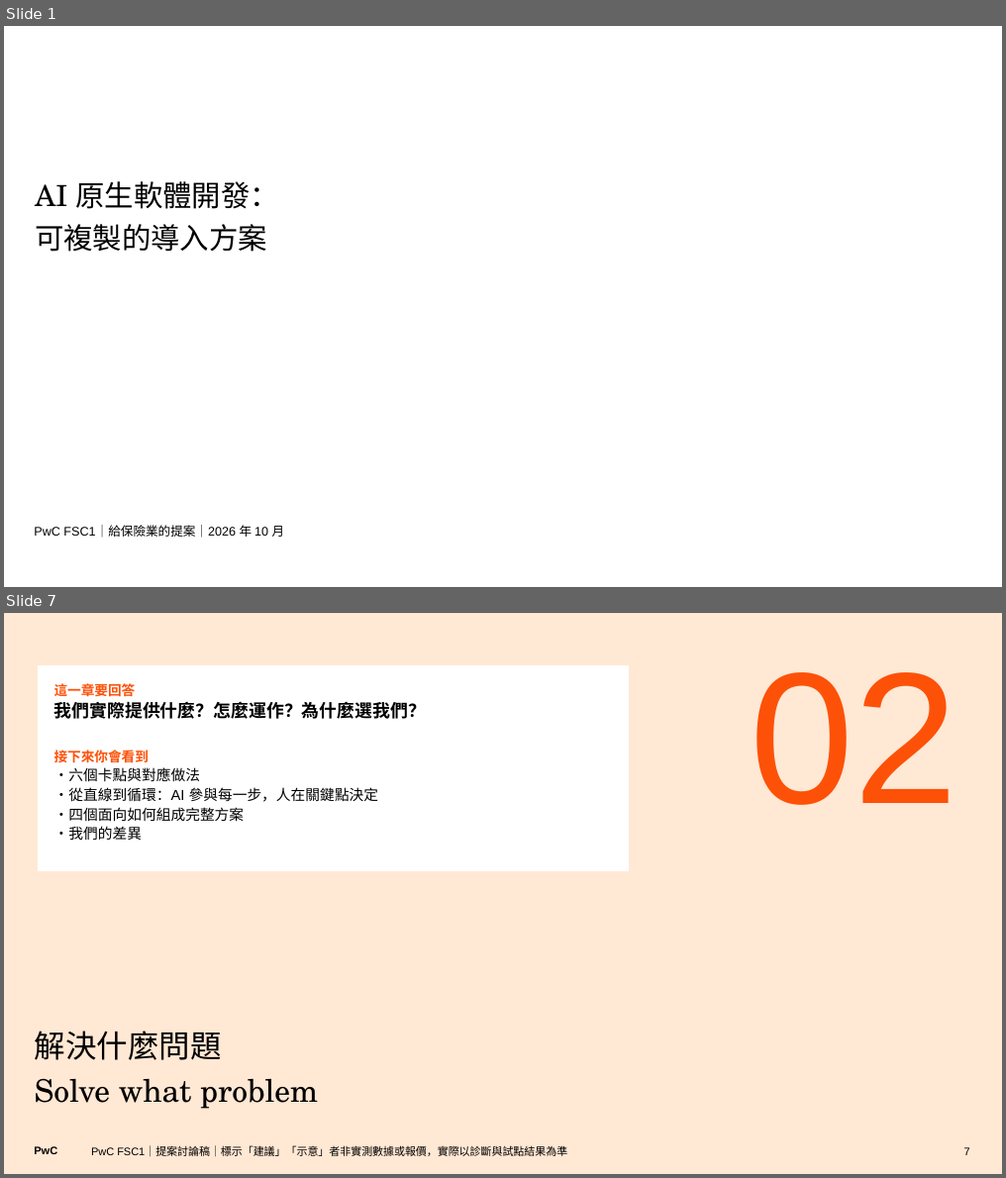
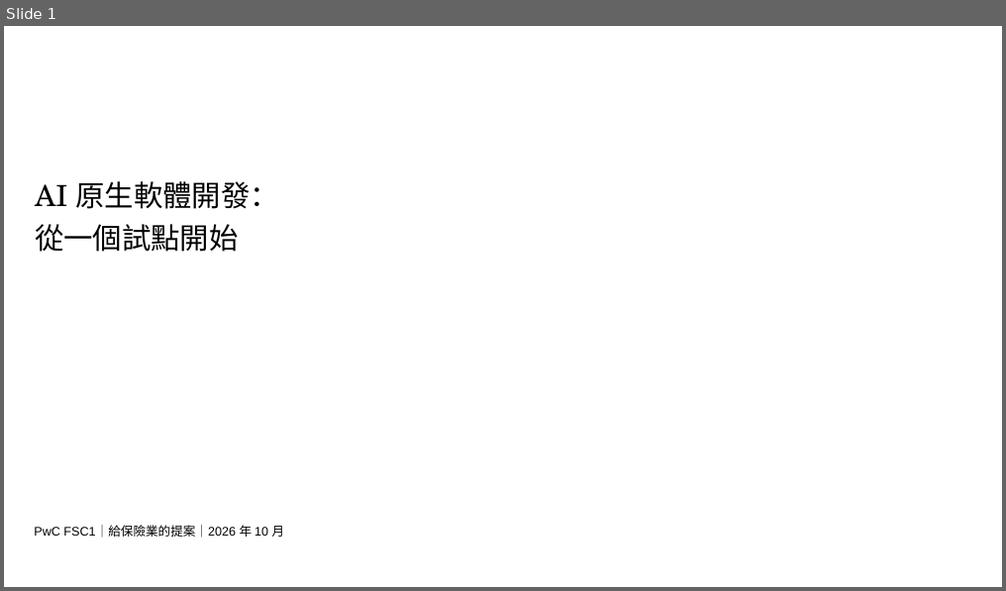
Before and after one commit to Robshao/PwC_FSC1, a slide deck: research/ai-native-sdlc/AI原生開發_客戶提案簡報.pptx. Shown one above the other, each under a label of ours: slides 1 and 7 before the commit, slide 1 after it; the slides between them are not shown. The pictures are 1006x1178 and 1006x591 pixels, drawn with LibreOffice and Linux fonts; fonts in the diff are those of the drawing; background and template pictures are left out. Boxes give left, top, right and bottom in pixels: in the first picture for what was removed or moved away, otherwise in the second. Text is boxed around its words. In the diff, an @@ line names an element or a change of style, - is before the commit and + after.

```diff
--- a/research/ai-native-sdlc/AI原生開發_客戶提案簡報.pptx
+++ b/research/ai-native-sdlc/AI原生開發_客戶提案簡報.pptx
@@ slide 7 removed at [4,613,1002,1174], background #FFE8D4 @@
@@ rectangle removed at [38,665,629,871] @@
-這一章要回答
-我們實際提供什麼？怎麼運作？為什麼選我們？
-接下來你會看到
-・六個卡點與對應做法
-・從直線到循環：AI 參與每一步，人在關鍵點決定
-・四個面向如何組成完整方案
-・我們的差異
@@ text removed at [750,672,958,805] @@
-02
@@ title removed at [35,1031,318,1109] @@
-解決什麼問題
-Solve what problem
@@ text removed at [34,1147,57,1155] @@
-PwC
@@ text removed at [91,1147,567,1157] @@
-PwC FSC1｜提案討論稿｜標示「建議」「示意」者非實測數據或報價，實際以診斷與試點結果為準
@@ page number removed at [964,1148,970,1156] @@
-7
@@ slide 1 changed as well @@
@@ title at [35,224,239,252]: text changed @@
-可複製的導入方案
+從一個試點開始
```
Also in this commit, not shown: 10 other slides changed, 5 slides added, 14 other slides removed, 7 other files.
